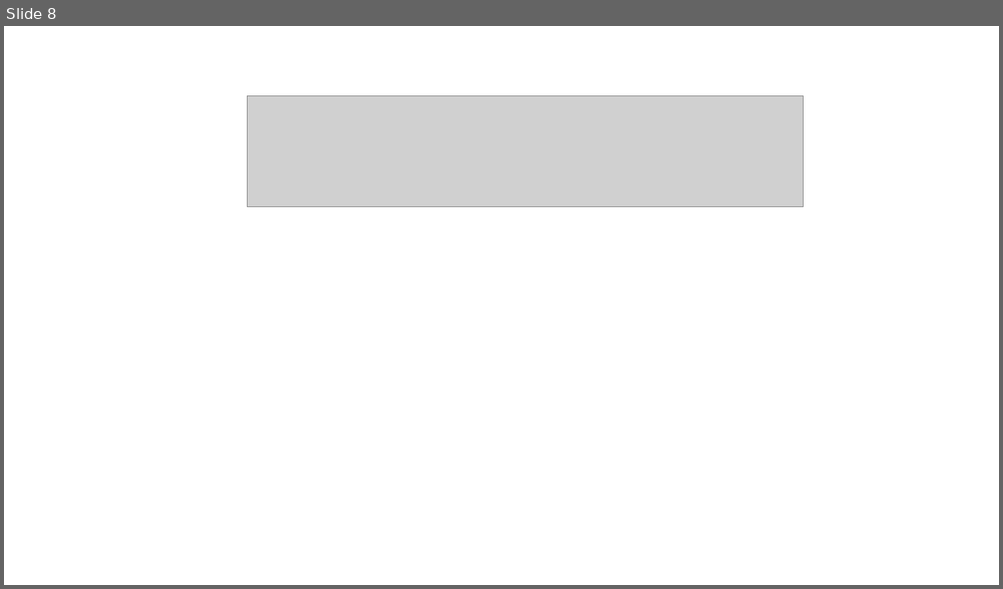
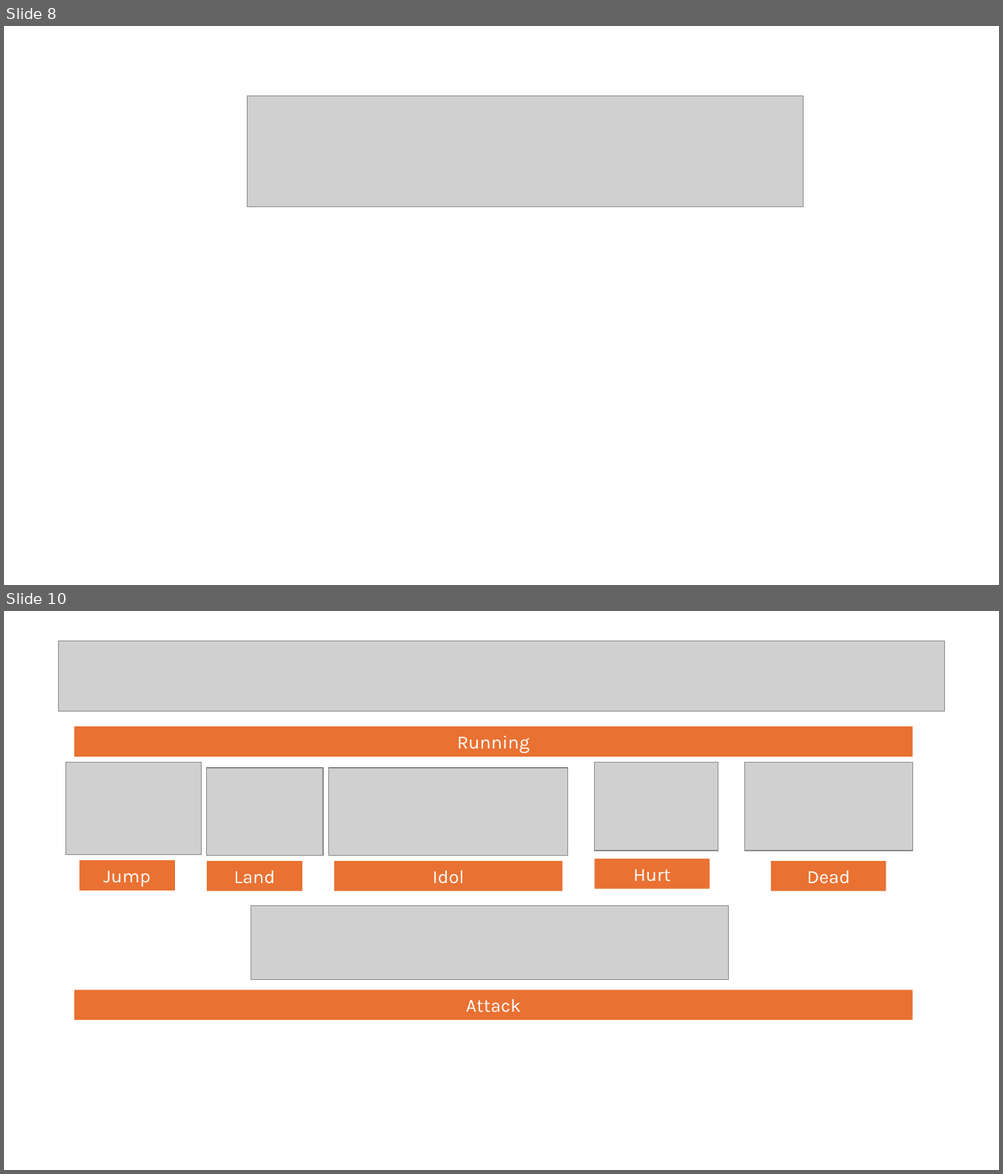
Before and after one commit to ICS485-Project-Reap/ics485-project-reap.github.io, a slide deck: Scenery Layout.pptx. Shown one above the other, each under a label of ours: slide 8 before the commit, slides 8 and 10 after it; the slides between them are not shown. The pictures are 1003x589 and 1003x1174 pixels, drawn with LibreOffice and Linux fonts; fonts in the diff are those of the drawing; grey boxes stand for pictures. Boxes give left, top, right and bottom in pixels: in the first picture for what was removed or moved away, otherwise in the second. Text is boxed around its words. In the diff, an @@ line names an element or a change of style, - is before the commit and + after.

```diff
--- a/Scenery Layout.pptx
+++ b/Scenery Layout.pptx
@@ slide 10 added at <box>4,611,999,1170</box>, background #FFFFFF @@
@@ picture added at <box>59,641,944,711</box> @@
@@ rectangle added at <box>74,726,913,757</box>, fill #E97132, 18 pt, text #FFFFFF @@
+Running
@@ picture added at <box>66,763,202,855</box> @@
@@ picture added at <box>595,763,718,851</box> @@
@@ picture added at <box>744,763,912,851</box> @@
@@ picture added at <box>207,768,324,856</box> @@
@@ picture added at <box>329,768,568,856</box> @@
@@ rectangle added at <box>79,861,175,891</box>, fill #E97132, 18 pt, text #FFFFFF @@
+Jump
@@ rectangle added at <box>207,861,302,891</box>, fill #E97132, 18 pt, text #FFFFFF @@
+Land
@@ rectangle added at <box>335,861,563,891</box>, fill #E97132, 18 pt, text #FFFFFF @@
+Idol
@@ rectangle added at <box>595,859,709,889</box>, fill #E97132, 18 pt, text #FFFFFF @@
+Hurt
@@ rectangle added at <box>771,861,886,891</box>, fill #E97132, 18 pt, text #FFFFFF @@
+Dead
@@ picture added at <box>251,906,728,980</box> @@
@@ rectangle added at <box>74,990,913,1020</box>, fill #E97132, 18 pt, text #FFFFFF @@
+Attack
```
Also in this commit, not shown: 18 other slides added, 4 other files.
